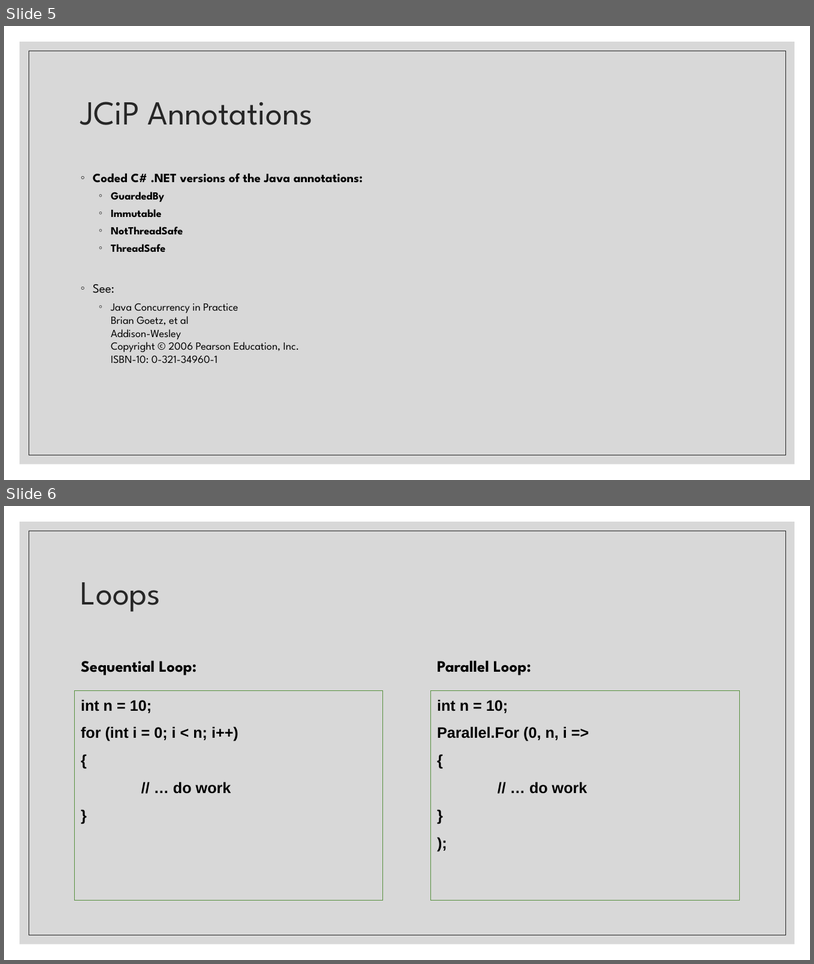
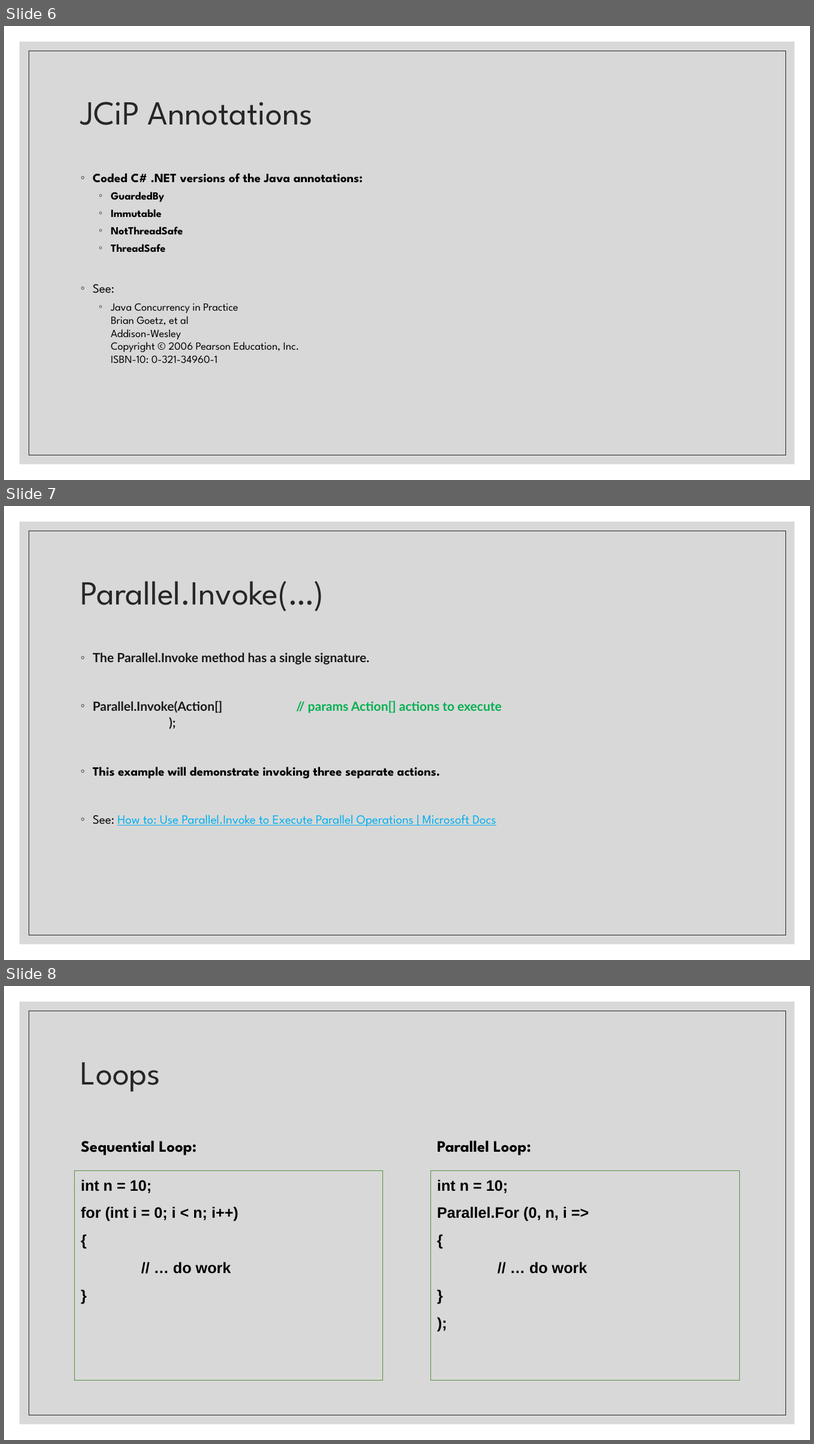
Before and after one commit to belward1/CSC543FinalProject, a slide deck: CSC543FinalProject/CSC 543 - Spring 2021 - Final Project - Bob Elward.pptx. Shown one above the other, each under a label of ours: slides 5 and 6 before the commit, slides 6, 7 and 8 after it. The pictures are 814x964 and 814x1444 pixels, drawn with LibreOffice and Linux fonts; fonts in the diff are those of the drawing. Boxes give left, top, right and bottom in pixels: in the first picture for what was removed or moved away, otherwise in the second. Text is boxed around its words. In the diff, an @@ line names an element or a change of style, - is before the commit and + after.

Commit message:
Added ParallelInvoke.

```diff
--- a/CSC543FinalProject/CSC 543 - Spring 2021 - Final Project - Bob Elward.pptx
+++ b/CSC543FinalProject/CSC 543 - Spring 2021 - Final Project - Bob Elward.pptx
@@ slide 7 added at (x1=4, y1=506, x2=810, y2=960), background #FFFFFF; not listed: 2 template elements that a slide beside it also shows @@
@@ title added at (x1=81, y1=581, x2=324, y2=611), 40 pt, text #262626 @@
+Parallel.Invoke(…)
@@ text added at (x1=93, y1=652, x2=502, y2=826), 15 pt, text #171717, bold @@
+◦ The Parallel.Invoke method has a single signature.
+◦ Parallel.Invoke(Action[] // params Action[] actions to execute
+  );
+◦ This example will demonstrate invoking three separate actions.
+◦ See: How to: Use Parallel.Invoke to Execute Parallel Operations | Microsoft Docs
@@ what was slide 5 is now slide 6 @@
@@ what was slide 6 is now slide 8 @@
```
Also in this commit, not shown: 4 slides changed, 5 other slides added, 10 other files.
